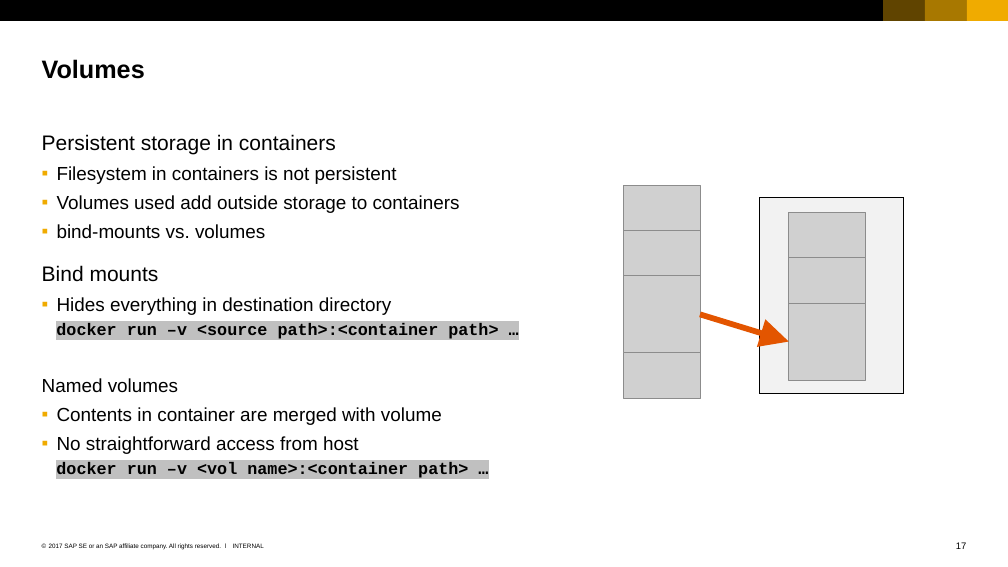
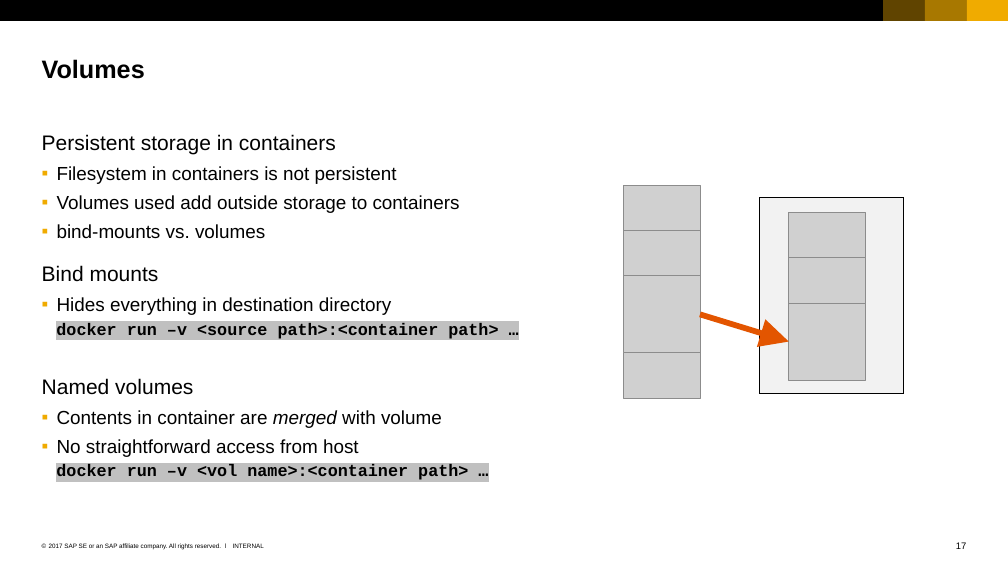
Before and after one commit to cuijiyao01/docker-k8s-training, a slide deck: slide 17 of docker/03_Working_with_containers.pptx. Drawn at 1008x567 pixels with LibreOffice and Linux fonts; fonts in the diff are those of the drawing; grey boxes stand for pictures. Boxes give left, top, right and bottom in pixels: in the first picture for what was removed or moved away, otherwise in the second. Text is boxed around its words. In the diff, an @@ line names an element or a change of style, - is before the commit and + after.

```diff
--- a/docker/03_Working_with_containers.pptx
+++ b/docker/03_Working_with_containers.pptx
@@ text at <box>42,378,442,428</box>: size 18 to 20 pt in "Named volumes"; italic on in "merged" @@
```
Also in this commit, not shown: 7 other slides changed, 1 other file.
